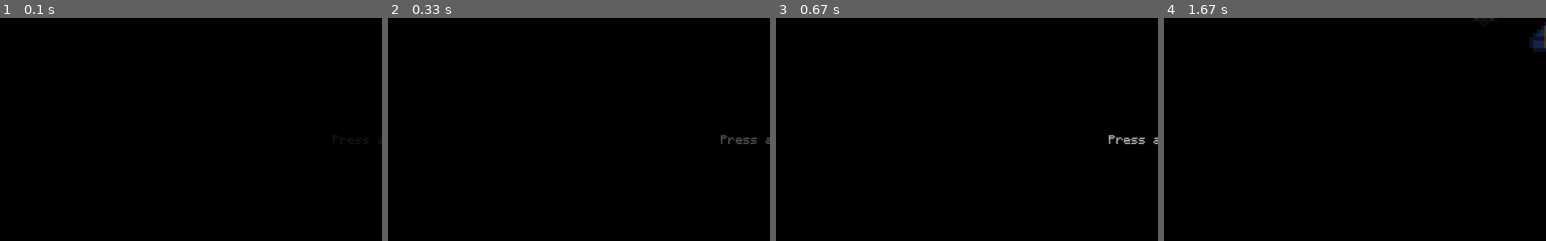
Above: before the commit, frames 1-4 (left to right).
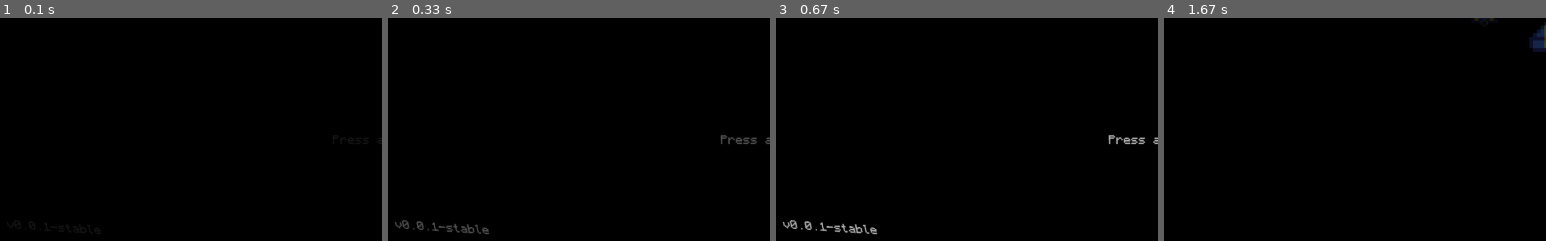
Above: after the commit, the same moments.

Repository: isGoodSoup/astros
Game: pygame game, started from main.py
The game is run twice, just before and just after one commit, with the same random seed, the same clock (stepped at 60 frames per second) and the same inputs.
Inputs (mouse positions are % of the whole screen's width and height, from its top left):
- Up to frame 1 (0.1 s): no input
- Up to frame 2 (0.33 s): no input
- Up to frame 3 (0.67 s): hold Right from 0.33 s (still down); move the mouse to (50, 54) at 0.37 s
- Up to frame 4 (1.67 s): release Right at 0.8 s; hold Up 0.83-1.13 s; hold Right 1.17-1.63 s
The pictures show only the part of the screen within x 0-50%, y 50-100%; the shares and areas given below are measured in that part.

The runs differ from the first frame. In frame 2, 0.4% of the frame differs, in the area x 1-27%, y 90-97%; in frame 3, 0.5%, in the area x 1-27%, y 90-98%; in frame 4, nothing differs.

Commit message:
add: in-game versioning

Diff:
--- a/lang/en.json
+++ b/lang/en.json
@@ -1,5 +1,6 @@
 {
   "menu.start": "Press any key to start",
+  "menu.game_version": "v0.0.1-stable",
   "mods.header": "CHOOSE YOUR STYLE",
   "traits.header": "CHOOSE YOUR TRAIT",
   "game.trait.name.boss": "Double Trouble",
--- a/lang/es.json
+++ b/lang/es.json
@@ -1,5 +1,6 @@
 {
   "menu.start": "Presiona cualquier tecla para comenzar",
+  "menu.game_version": "v0.0.1-estable",
   "mods.header": "Elige tu estilo",
   "traits.header": "Elige tu modificación",
   "game.trait.name.boss": "Doble Jefe",
--- a/main.py
+++ b/main.py
@@ -16,6 +16,7 @@
 from scripts.engine.update import set_hud
 from scripts.engine.utils import render_fade
 from scripts.engine.shared import controller
+
 
 class Menu:
     def __init__(self, context):
@@ -90,10 +91,20 @@
             start_x = surface_width // 2 - start.get_width() // 2
             self.render_surface.blit(self.logo_img, (title_x, title_y))
             if (now // ONE_SECOND // 2) % 2 == 0:
-                self.render_surface.blit(start,
-                                         (start_x, title_y + TITLE_OFFSET))
+                self.render_surface.blit(start, (start_x, title_y +
+                                                 TITLE_OFFSET))
+            version_text = self.context.local.t('menu.game_version')
+            version = self.font.render(version_text, True, COLOR_WHITE)
+            self.render_surface.blit(
+                version,
+                (VERSION_PADDING,
+                surface_height - version.get_height() -
+                VERSION_PADDING))
+
             self.screen.blit(
-                pygame.transform.scale(self.render_surface, self.screen_size),
+                pygame.transform.scale(
+                    self.render_surface,
+                    self.screen_size),
                 (0, 0))
 
             if alpha > 0:
@@ -115,7 +126,7 @@
                          self.hud_ratio, [], assets.SHIPS, 0))
             game.state.difficulty = Difficulty.EXPLORER
             game.run(self.clock, self.screen, self.screen_size,
-                         self.hud_ratio, self.crt)
+                     self.hud_ratio, self.crt)
             self.running = False
         else:
             mods = Mods(self.context, self.screen, self.screen_size,
--- a/scripts/system/constants.py
+++ b/scripts/system/constants.py
@@ -59,6 +59,8 @@
 TITLE_Y = 200
 TITLE_OFFSET = 600
 
+VERSION_PADDING = 50
+
 STAT_Y_OFFSET = 40
 
 SKILL_TAB_Y = 200
